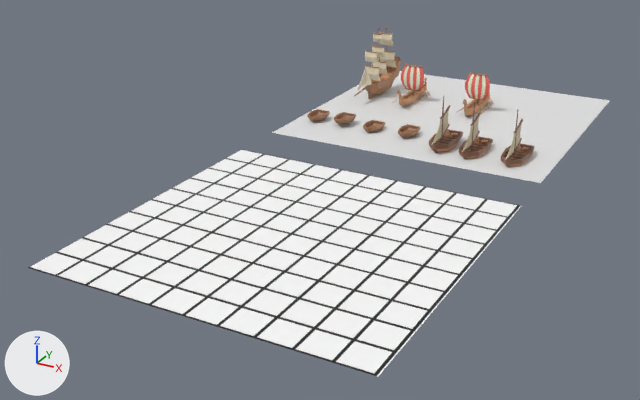
An edit to the glTF model seabattle/static/objects/arragement.gltf, drawn before and after from the same camera.
Camera for both pictures: a 50 mm camera at (6.4, -14.2, 10.8) aimed at (-6.4, 9.1, -0.8). Arrows for +X, +Y and +Z are at lower left; the lights stay in place. Where no turn or scale is listed for an object, it has been applied to the vertices. Vertices at the same position are counted once.

The older version as bpy lines, for what is in view:
```python
ob_fourdeck = bpy.data.objects.new('FourDeck', me_cylinder_007)
ob_fourdeck.location = (-8.6, 18.47, 1.31)
ob_plane_001 = bpy.data.objects.new('Plane.001', me_plane_001)
ob_plane_001.location = (-5.0, 5.0, 0.0)
ob_plane_002 = bpy.data.objects.new('Plane.002', me_plane_002)
ob_plane_002.location = (-5.0, 17.0, 0.0)
ob_threedeck = bpy.data.objects.new('threeDeck', me_cylinder_001)
ob_threedeck.location = (-7.04, 18.01, 0.5)
ob_threedeck1 = bpy.data.objects.new('threeDeck1', me_cylinder_002)
ob_threedeck1.location = (-4.33, 18.06, 0.5)
ob_twodeck3 = bpy.data.objects.new('twoDeck3', me_cube_011)
ob_twodeck3.location = (-4.0, 13.96, 0.33)
ob_twodeck3001 = bpy.data.objects.new('twoDeck3001', me_cube_016)
ob_twodeck3001.location = (-2.89, 13.96, 0.26)
ob_twodeck3002 = bpy.data.objects.new('twoDeck3002', me_cube_017)
ob_twodeck3002.location = (-1.4, 13.96, 0.26)
```
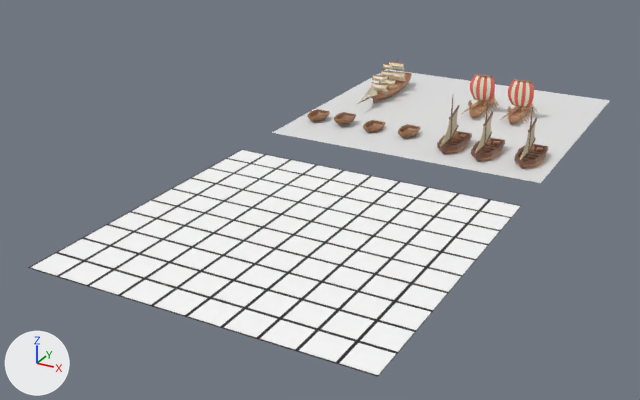
Where the newer file only moved an object's origin or applied its transform, the numbers keep the older frame.

Location of each change, [x1, y1, x2, y2] in pixels of the pictures (640 x 400 px):
'FourDeck', reshaped, moved (17% wider, 37% shorter)
    before: [354, 27, 401, 99]
    after: [357, 59, 412, 104]
'threeDeck', moved
    before: [392, 64, 430, 106]
    after: [500, 79, 537, 124]
'twoDeck3', reshaped, moved (7% taller)
    before: [429, 96, 463, 153]
    after: [471, 101, 505, 162]
'twoDeck3001', mesh rescaled, moved
    before: [458, 102, 493, 159]
    after: [437, 96, 472, 154]
'twoDeck3002', mesh rescaled, moved (11% taller)
    before: [501, 111, 534, 167]
    after: [514, 107, 548, 169]
'threeDeck1', moved
    before: [456, 72, 494, 116]
    after: [461, 73, 499, 118]
part 2 of me_plane_001, surface changed
    both: [28, 149, 521, 377]

The change, as a diff of the scene's bpy script:
```diff
--- a/seabattle/static/objects/arragement.gltf.py
+++ b/seabattle/static/objects/arragement.gltf.py
@@ me_cylinder_007 @@
 me_cylinder_007.from_pydata(...)  # 1821 vertices, 3938 faces; spans x -0.43..0.48, y -2.22..1.29, z -1.38..1.5
+# me_cylinder_007 part 1: the whole mesh is multiplied about its middle by the matrix ((0.997, -0.071, 0.0), (0.098, 1.363, 0.191), (-0.007, -0.103, 0.511)), then moved by (0.14, 1.11, 0.34)
 me_cylinder_007.materials.append(mat_wood)
@@ me_cylinder_001 @@
 me_cylinder_001.from_pydata(...)  # 852 vertices, 1640 faces; spans x -0.5..0.5, y -1.5..1.5, z -0.51..1.01
+# me_cylinder_001 part 4: the whole mesh is moved by (0.06, 1.05, 0.16)
 me_cylinder_001.materials.append(mat_darkwood_011)
@@ me_plane_001 @@
 me_plane_001.from_pydata(...)  # 4 vertices, 2 faces; spans x -5.0..5.0, y -5.0..5.0, z 0.0
+# me_plane_001 part 2: texture (UV) coordinates of 2 of 2 faces, centred in x -1.67..1.67, y -1.67..1.67, z 0.0, changed; they spanned u 0.04..0.47, v 0.07..0.93 and now span u 0.04..0.46, v 0.07..0.93
 me_plane_001.materials.append(mat_material_001)
@@ me_cube_011 @@
 me_cube_011.from_pydata(...)  # 510 vertices, 1020 faces; spans x -0.38..0.52, y -1.51..0.64, z -0.34..1.61
-me_cube_011.materials.append(mat_darkwood_013)  # brown #7a543f
-me_cube_011.materials.append(mat_sail_005)  # beige #cfc3a2
-me_cube_011.materials.append(mat_lightwood_008)  # orange #c38b62
-me_cube_011.materials.append(mat_steel_005)  # grey #acacac
+# me_cube_011 part 5: the whole mesh is multiplied about its middle by the matrix ((1.0, 0.01, 0.0), (-0.01, 1.0, 0.0), (0.0, 0.0, 1.051)), then moved by (0.06, 0.87, 0.29)
+me_cube_011.materials.append(mat_darkwood_019)  # brown #7a543f
+me_cube_011.materials.append(mat_sail_006)  # beige #cfc3a2
+me_cube_011.materials.append(mat_lightwood_010)  # orange #c38b62
+me_cube_011.materials.append(mat_steel_006)  # grey #acacac
@@ me_cylinder_002 @@
 me_cylinder_002.from_pydata(...)  # 852 vertices, 1640 faces; spans x -0.5..0.5, y -1.5..1.5, z -0.51..1.01
+# me_cylinder_002 part 7: the whole mesh is moved by (0.06, 1.05, 0.16)
 me_cylinder_002.materials.append(mat_darkwood_018)
@@ me_cube_016 @@
 me_cube_016.from_pydata(...)  # 510 vertices, 1020 faces; spans x -0.38..0.52, y -1.51..0.64, z -0.34..1.61
+# me_cube_016 part 3: the whole mesh is scaled about its middle by (1, 1, 1.05), then moved by (0.07, 0.87, 0.29)
 me_cube_016.materials.append(mat_darkwood_019)
@@ me_cube_017 @@
 me_cube_017.from_pydata(...)  # 510 vertices, 1020 faces; spans x -0.38..0.52, y -1.51..0.64, z -0.34..1.61
+# me_cube_017 part 6: the whole mesh is scaled about its middle by (1, 1, 1.05), then moved by (0.07, 0.87, 0.29)
 me_cube_017.materials.append(mat_darkwood_020)
@@ ob_fourdeck @@
 ob_fourdeck = bpy.data.objects.new('FourDeck', me_cylinder_007)
-ob_fourdeck.location = (-8.6, 18.47, 1.31)
+ob_fourdeck.location = (-8.32, 17.29, 0.33)
@@ ob_threedeck @@
 ob_threedeck = bpy.data.objects.new('threeDeck', me_cylinder_001)
-ob_threedeck.location = (-7.04, 18.01, 0.5)
+ob_threedeck.location = (-2.65, 17.0, 0.33)
@@ ob_twodeck3 @@
 ob_twodeck3 = bpy.data.objects.new('twoDeck3', me_cube_011)
-ob_twodeck3.location = (-4.0, 13.96, 0.33)
+ob_twodeck3.location = (-2.5, 13.06, 0.05)
@@ ob_threedeck1 @@
 ob_threedeck1 = bpy.data.objects.new('threeDeck1', me_cylinder_002)
-ob_threedeck1.location = (-4.33, 18.06, 0.5)
+ob_threedeck1.location = (-4.18, 17.0, 0.33)
@@ ob_twodeck3001 @@
 ob_twodeck3001 = bpy.data.objects.new('twoDeck3001', me_cube_016)
-ob_twodeck3001.location = (-2.89, 13.96, 0.26)
+ob_twodeck3001.location = (-3.76, 13.15, 0.05)
@@ ob_twodeck3002 @@
 ob_twodeck3002 = bpy.data.objects.new('twoDeck3002', me_cube_017)
-ob_twodeck3002.location = (-1.4, 13.96, 0.26)
+ob_twodeck3002.location = (-1.01, 13.15, 0.05)
```
